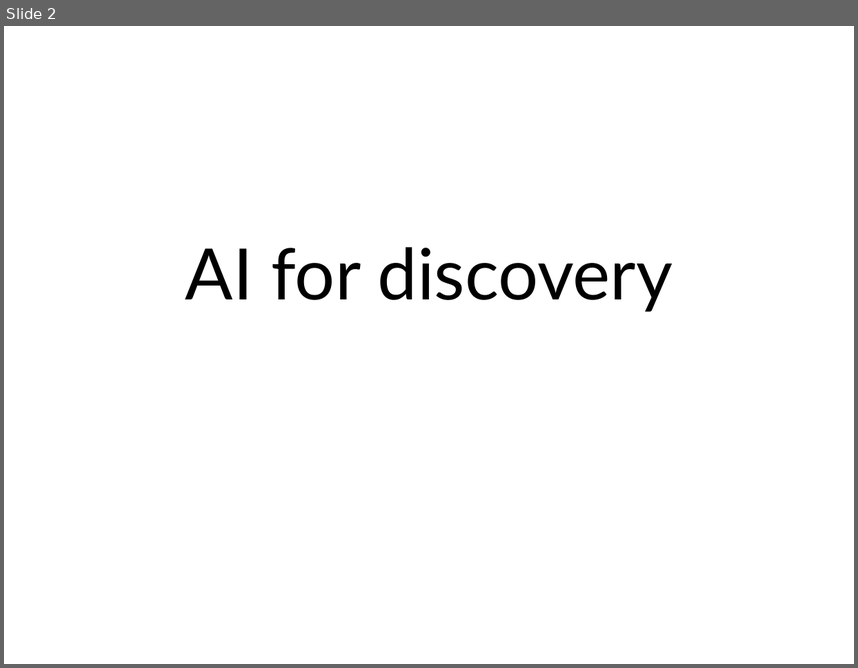
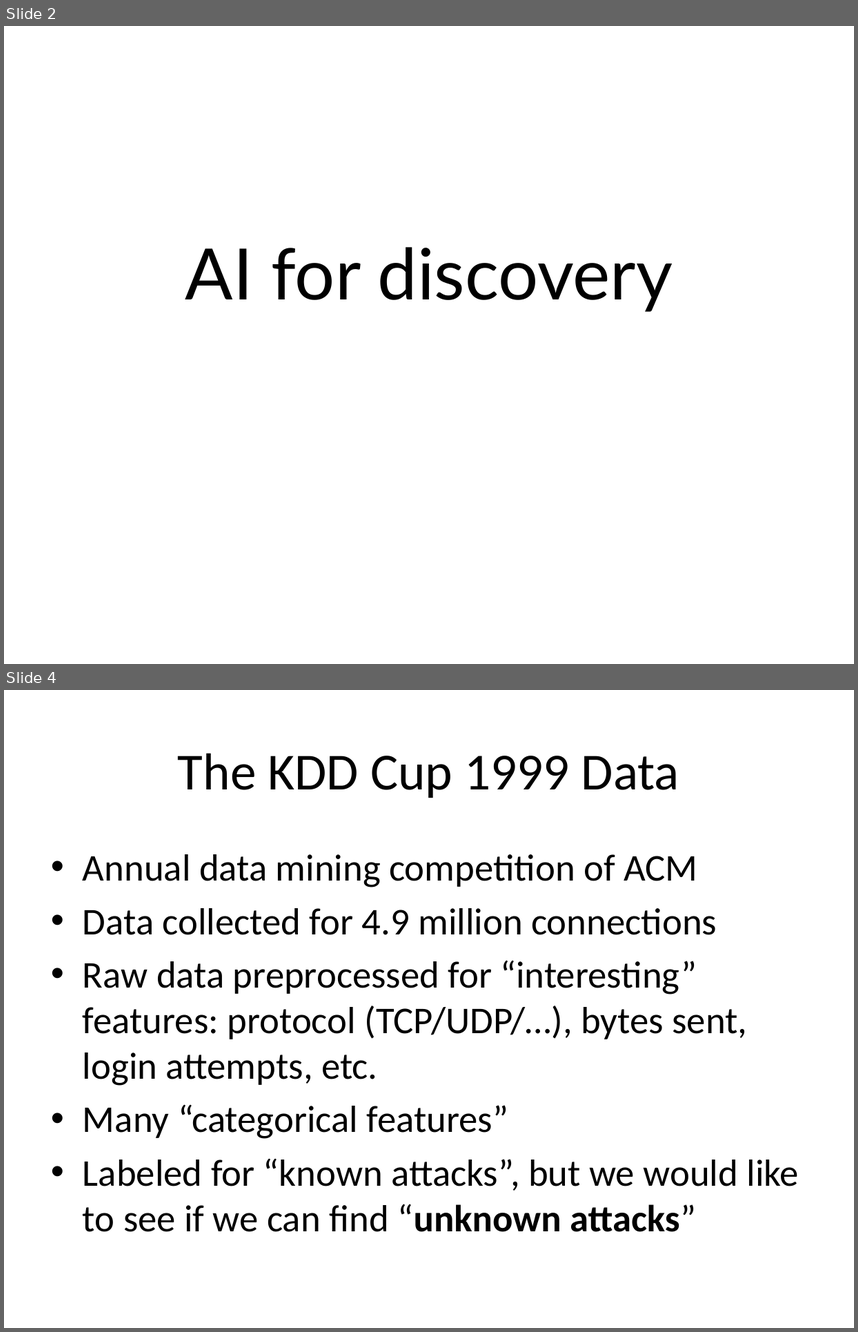
Before and after one commit to kic-markon/ITU_MSc_AM4, a slide deck: powerpoints/ITU Academy Slides AM4-12.pptx. Shown one above the other, each under a label of ours: slide 2 before the commit, slides 2 and 4 after it; the slides between them are not shown. The pictures are 858x668 and 858x1332 pixels, drawn with LibreOffice and Linux fonts; fonts in the diff are those of the drawing; background and template pictures are left out. Boxes give left, top, right and bottom in pixels: in the first picture for what was removed or moved away, otherwise in the second. Text is boxed around its words. In the diff, an @@ line names an element or a change of style, - is before the commit and + after.

```diff
--- a/powerpoints/ITU Academy Slides AM4-12.pptx
+++ b/powerpoints/ITU Academy Slides AM4-12.pptx
@@ slide 4 added at (4, 690, 854, 1328), background picture (left out) @@
@@ title added at (178, 753, 680, 798), 44 pt, text #000000 @@
+The KDD Cup 1999 Data
@@ text added at (83, 854, 799, 1232), 32 pt, text #000000 @@
+• Annual data mining competition of ACM
+• Data collected for 4.9 million connections
+• Raw data preprocessed for “interesting” features: protocol (TCP/UDP/…), bytes sent, login attempts, etc.
+• Many “categorical features”
+• Labeled for “known attacks”, but we would like to see if we can find “unknown attacks”
```
Also in this commit, not shown: 13 other slides added, 1 slide removed, 50 other files.
